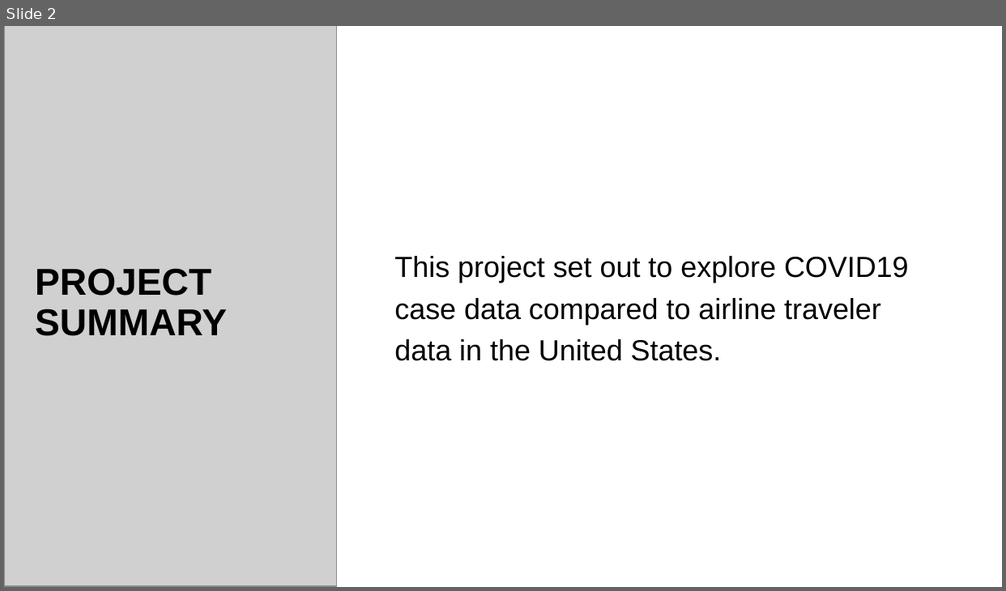
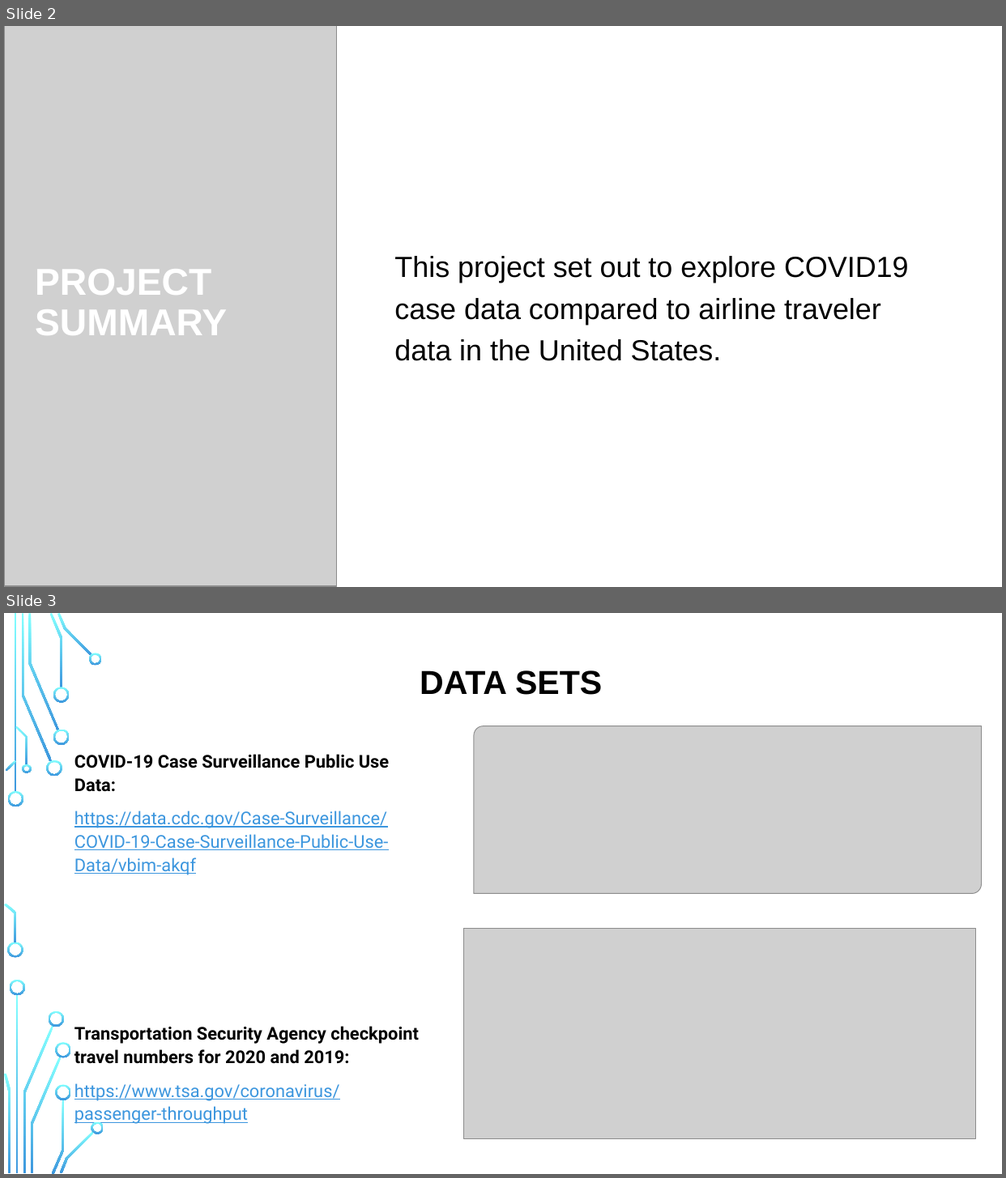
Before and after one commit to abielhammonds/COVID19_TravelStats_Project, a slide deck: COVID19_Travel Project Presentation.pptx. Shown one above the other, each under a label of ours: slide 2 before the commit, slides 2 and 3 after it. The pictures are 1006x591 and 1006x1178 pixels, drawn with LibreOffice and Linux fonts; fonts in the diff are those of the drawing; grey boxes stand for pictures; background and template pictures are left out. Boxes give left, top, right and bottom in pixels: in the first picture for what was removed or moved away, otherwise in the second. Text is boxed around its words. In the diff, an @@ line names an element or a change of style, - is before the commit and + after.

```diff
--- a/COVID19_Travel Project Presentation.pptx
+++ b/COVID19_Travel Project Presentation.pptx
@@ slide 3 added at (x1=4, y1=613, x2=1002, y2=1174), background picture (left out) @@
@@ rectangle added at (x1=4, y1=613, x2=1002, y2=1174), fill #FFFFFF @@
@@ title added at (x1=420, y1=671, x2=602, y2=695), 32 pt, text #000000, bold @@
+DATA SETS
@@ picture added at (x1=474, y1=726, x2=982, y2=894) @@
@@ text added at (x1=74, y1=754, x2=419, y2=1126), 17 pt, text #3C96DE, underline @@
+COVID-19 Case Surveillance Public Use Data:
+https://data.cdc.gov/Case-Surveillance/COVID-19-Case-Surveillance-Public-Use-Data/vbim-akqf
+Transportation Security Agency checkpoint travel numbers for 2020 and 2019:
+https://www.tsa.gov/coronavirus/passenger-throughput
@@ picture added at (x1=463, y1=928, x2=976, y2=1139) @@
@@ group added at (x1=4, y1=613, x2=104, y2=1174): 24 freeform shapes, 2 rectangles @@
@@ group added at (x1=4, y1=613, x2=987, y2=1174): 14 freeform shapes, 3 rectangles @@
@@ slide 2 changed as well @@
@@ title "PROJECT SUMMARY" at (x1=35, y1=269, x2=227, y2=335): text colour #000000 to #FFFFFF @@
```
Also in this commit, not shown: 5 other slides changed, 6 other slides added, 48 slides removed.
